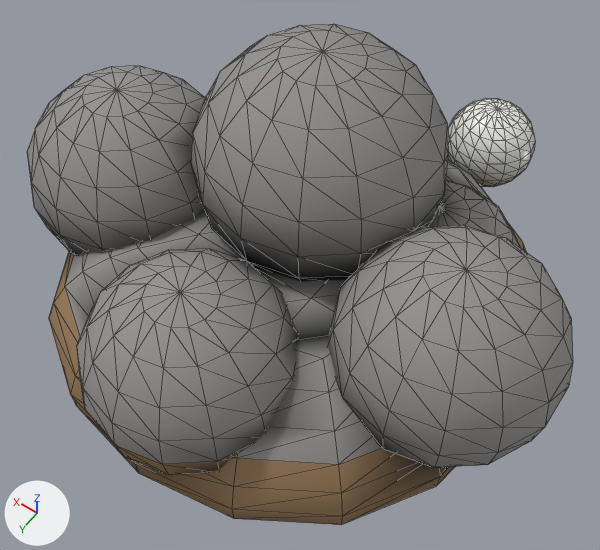
What one commit did to the glTF model public/models/kodamagumo.glb.
Both versions are drawn from a camera (50 mm lens) standing at (-0.229, 0.314, 0.633) and looking at (-0.018, 0.019, 0.17). Lighting does not change. The marker at lower left points along +X, +Y and +Z. The older version comes first. Mesh edges are drawn as thin lines. Vertices at exactly the same position are counted once.

The first picture shows 'kodamagumo'.
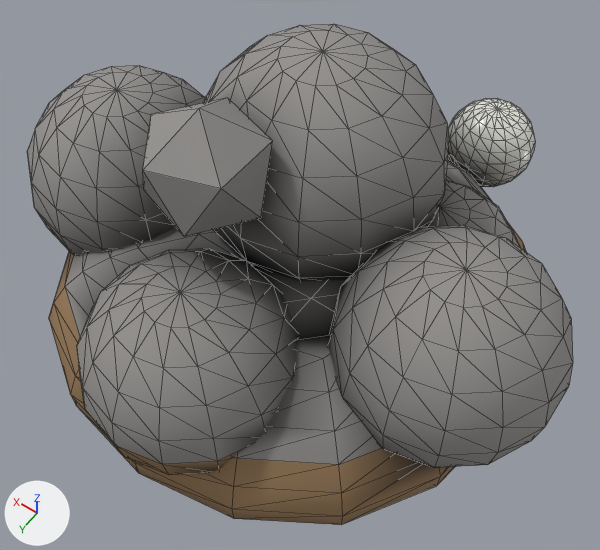
Edits to the bpy script that builds the scene:
```text
Change me_kodamagumo:
    used by ob_kodamagumo; location = (0.0, 0.0, 0.0)
    remove me_kodamagumo.from_pydata(...)  # 1670 vertices, 3292 faces; spans x -0.211..0.211, y -0.226..0.19, z 0.07..0.323
    add me_kodamagumo.from_pydata(...)  # 1682 vertices, 3312 faces; spans x -0.211..0.211, y -0.226..0.19, z 0.07..0.332
    me_kodamagumo part 1: a new loose piece, an icosphere of 20 faces spanning x -0.019..0.059, y 0.023..0.097, z 0.244..0.332, in mat_kodamagumo_rock
    me_kodamagumo part 2: 1781 kept faces spanning x -0.207..0.197, y -0.226..0.183, z 0.07..0.323 get new vertex colours
```

Location of each change, [x1, y1, x2, y2] in pixels of the pictures (600 x 550 px):
part 1 of me_kodamagumo, added
    after: [143, 98, 272, 237]
part 2 of me_kodamagumo, recoloured (darker)
    both: [49, 84, 517, 502]
